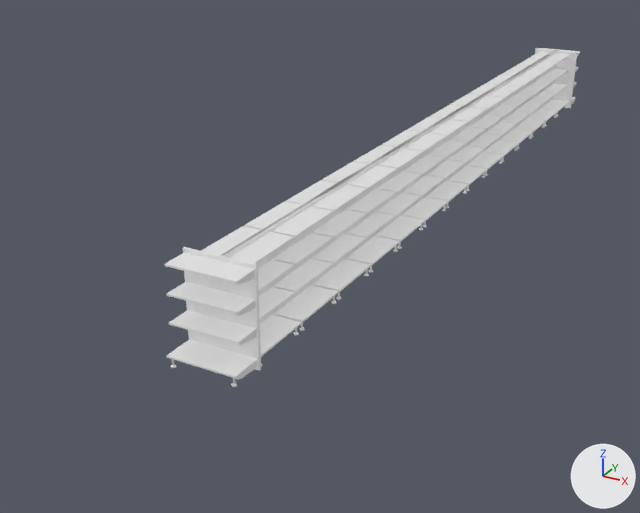
The FBX model 2022_3DGED_GDApp/Content/Assets/Models/Aisles/Toys/toys_aisle_shelf.fbx as it was, and as the next commit left it.
One viewpoint serves both versions: a 50 mm camera at (10.2, -7.7, 8.3) aimed at (0.2, 10.5, -0.8). Lighting does not change. The marker at lower right points along +X, +Y and +Z. Vertices at the same position are counted once.

Names of what the first picture shows: 'Shop shelf.006'.
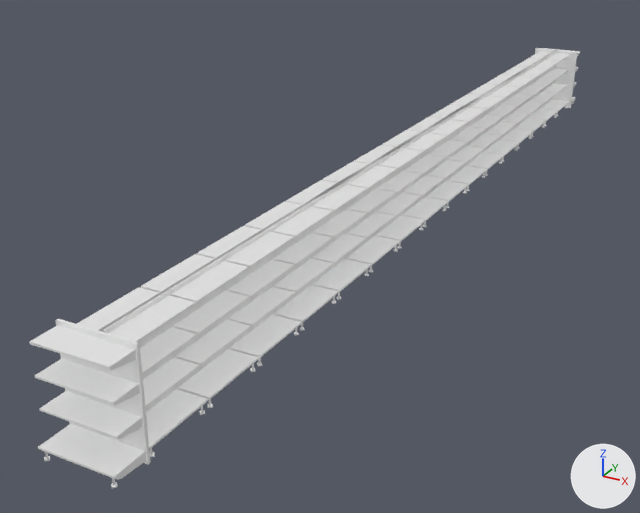
The newer file is also rescaled (x0.01), turned or shifted as a whole; pictures and numbers use the older file's frame.

Location of each change, [x1, y1, x2, y2] in pixels of the pictures (640 x 513 px; the box of a moved part takes in the faces that stretch with it):
'Shop shelf.006', reshaped (32% wider, 30% taller): before [164, 48, 580, 387]; after [29, 48, 580, 488]
part 1 of me_cube_008, added: after [38, 424, 146, 480]
part 2 of me_cube_008, moved or reshaped: before [169, 310, 257, 345]; after [39, 391, 143, 440]
part 3 of me_cube_008, moved or reshaped: before [166, 282, 256, 315]; after [35, 359, 140, 406]
part 4 of me_cube_008, moved or reshaped: before [164, 253, 255, 285]; after [29, 325, 137, 370]
part 5 of me_cube_008, moved or reshaped: before [183, 247, 261, 371]; after [56, 319, 151, 465]
part 6 of me_cube_008, moved or reshaped: before [231, 378, 237, 387]; after [111, 478, 118, 488]
part 7 of me_cube_008, moved or reshaped: before [170, 359, 176, 368]; after [44, 452, 50, 462]
part 8 of me_cube_008, added: after [176, 319, 251, 367]
part 9 of me_cube_008, added: after [174, 291, 250, 336]
part 10 of me_cube_008, added: after [141, 254, 249, 304]
part 11 of me_cube_008, added: after [164, 255, 229, 389]
part 12 of me_cube_008, added: after [146, 389, 208, 449]
part 13 of me_cube_008, added: after [143, 358, 199, 408]
part 14 of me_cube_008, added: after [140, 327, 197, 375]
part 15 of me_cube_008, added: after [77, 287, 195, 342]
part 16 of me_cube_008, added: after [99, 289, 177, 412]
part 17 of me_cube_008, moved or reshaped: before [166, 58, 569, 380]; after [178, 57, 569, 400]

Diff of the bpy script that builds the scene:
```diff
--- a/2022_3DGED_GDApp/Content/Assets/Models/Aisles/Toys/toys_aisle_shelf.fbx.py
+++ b/2022_3DGED_GDApp/Content/Assets/Models/Aisles/Toys/toys_aisle_shelf.fbx.py
@@ me_cube_008 @@
-me_cube_008.from_pydata(...)  # 3717 vertices, 4570 faces; spans x 1.3..2.8, y 2.8..25.3, z 0.3..2.3
+me_cube_008.from_pydata(...)  # 4226 vertices, 5178 faces; spans x 1.3..2.8, y -0.2..25.3, z 0.3..2.3
+# me_cube_008 part 1: the loose piece of 28 vertices spanning x 1.3..2.8, y 2.8..3.5, z 0.3..0.5 is copied, and the copy is moved by (0.0, -3.0, 0.0); it spans x 1.3..2.8, y -0.2..0.5, z 0.3..0.5
+# me_cube_008 part 2: the loose piece of 24 vertices spanning x 1.3..2.8, y 3.0..3.5, z 0.9..1.1 is moved by (0.0, -3.0, 0.0)
+# me_cube_008 part 3: the loose piece of 23 vertices spanning x 1.3..2.8, y 3.0..3.5, z 1.5..1.6 is moved by (0.0, -3.0, 0.0)
+# me_cube_008 part 4: the loose piece of 24 vertices spanning x 1.3..2.8, y 3.0..3.5, z 2.0..2.2 is moved by (0.0, -3.0, 0.0)
+# me_cube_008 part 5: the loose piece of 24 vertices spanning x 1.3..2.8, y 3.5..3.6, z 0.3..2.3 is moved by (0.0, -3.0, 0.0)
+# me_cube_008 part 6: the loose piece of 16 vertices spanning x 2.6..2.7, y 2.8..2.9, z 0.3..0.5 is moved by (0.0, -3.0, 0.0)
+# me_cube_008 part 7: the loose piece of 16 vertices spanning x 1.3..1.5, y 2.8..2.9, z 0.3..0.5 is moved by (0.0, -3.0, 0.0)
+# me_cube_008 part 8: the loose piece of 37 vertices spanning x 1.5..2.6, y 3.6..5.0, z 0.9..1.1 is copied, and the copy is moved by (0.0, -1.5, 0.0); it spans x 1.5..2.6, y 2.1..3.5, z 0.9..1.1
+# me_cube_008 part 9: the loose piece of 36 vertices spanning x 1.5..2.6, y 3.6..5.0, z 1.5..1.6 is copied, and the copy is moved by (0.0, -1.5, 0.0); it spans x 1.5..2.6, y 2.1..3.5, z 1.5..1.6
+# me_cube_008 part 10: the loose piece of 37 vertices spanning x 1.5..2.6, y 3.6..5.0, z 2.0..2.2 is copied, and the copy is moved by (0.0, -1.5, 0.0); it spans x 1.5..2.6, y 2.1..3.5, z 2.0..2.2
+# me_cube_008 part 11: the loose piece of 28 vertices spanning x 2.0..2.1, y 3.6..5.1, z 0.3..2.3 is copied, and the copy is moved by (0.0, -1.5, 0.0); it spans x 2.0..2.1, y 2.1..3.6, z 0.3..2.3
+# me_cube_008 part 12: the loose piece of 45 vertices spanning x 1.4..2.7, y 3.6..5.0, z 0.3..0.5 is copied, and the copy is moved by (0.0, -3.0, 0.0); it spans x 1.4..2.7, y 0.6..2.0, z 0.3..0.5
+# me_cube_008 part 13: the loose piece of 37 vertices spanning x 1.5..2.6, y 3.6..5.0, z 0.9..1.1 is copied, and the copy is moved by (0.0, -3.0, 0.0); it spans x 1.5..2.6, y 0.6..2.0, z 0.9..1.1
+# me_cube_008 part 14: the loose piece of 36 vertices spanning x 1.5..2.6, y 3.6..5.0, z 1.5..1.6 is copied, and the copy is moved by (0.0, -3.0, 0.0); it spans x 1.5..2.6, y 0.6..2.0, z 1.5..1.6
+# me_cube_008 part 15: the loose piece of 37 vertices spanning x 1.5..2.6, y 3.6..5.0, z 2.0..2.2 is copied, and the copy is moved by (0.0, -3.0, 0.0); it spans x 1.5..2.6, y 0.6..2.0, z 2.0..2.2
+# me_cube_008 part 16: the loose piece of 28 vertices spanning x 2.0..2.1, y 3.6..5.1, z 0.3..2.3 is copied, and the copy is moved by (0.0, -3.0, 0.0); it spans x 2.0..2.1, y 0.6..2.1, z 0.3..2.3
+# me_cube_008 part 17: 74 vertices moved from x 1.3..2.7, y 2.8..23.2, z 0.3..2.2 to x 1.4..2.7, y 2.1..23.2, z 0.3..2.2; 120 vertices removed from x 1.3..2.8, y 2.8..23.1, z 0.3..2.2; 168 vertices added at x 1.4..2.7, y 2.1..23.2, z 0.3..2.3
```
